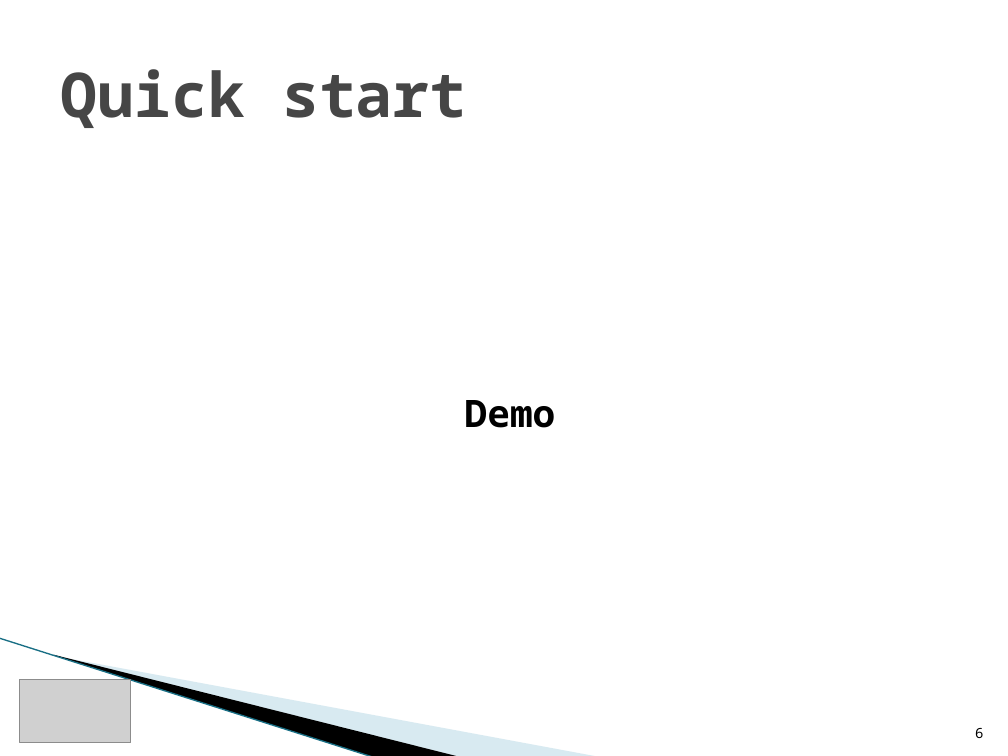
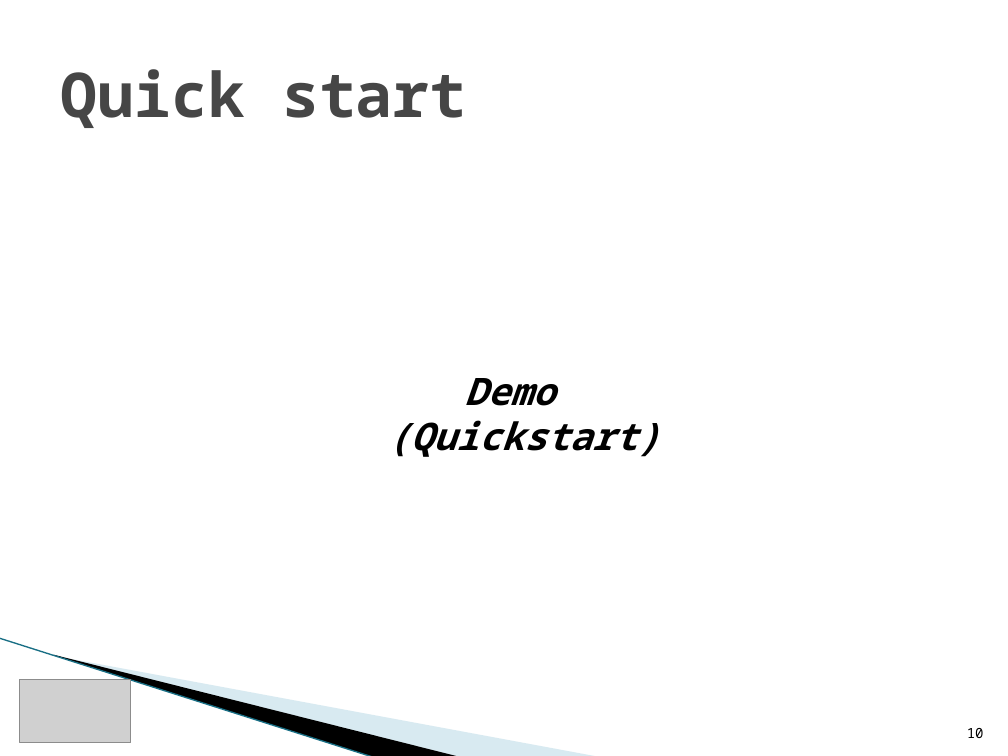
Before and after one commit to rwoszczyk/Training, a slide deck: slide 10 of ItKrd_EF.pptx (slide 6 before the commit). Drawn at 1008x756 pixels with LibreOffice and Linux fonts; fonts in the diff are those of the drawing; grey boxes stand for pictures; background and template pictures are left out. Boxes give left, top, right and bottom in pixels: in the first picture for what was removed or moved away, otherwise in the second. Text is boxed around its words. In the diff, an @@ line names an element or a change of style, - is before the commit and + after.

```diff
--- a/ItKrd_EF.pptx
+++ b/ItKrd_EF.pptx
@@ text at <box>388,378,660,457</box>: text changed; italic on @@
-Demo
+Demo
+(Quickstart)
@@ page number at <box>967,728,984,738</box>: text changed @@
-6
+10
```
Also in this commit, not shown: 12 other slides changed, 5 slides added, 2 slides removed, 13 other files.
